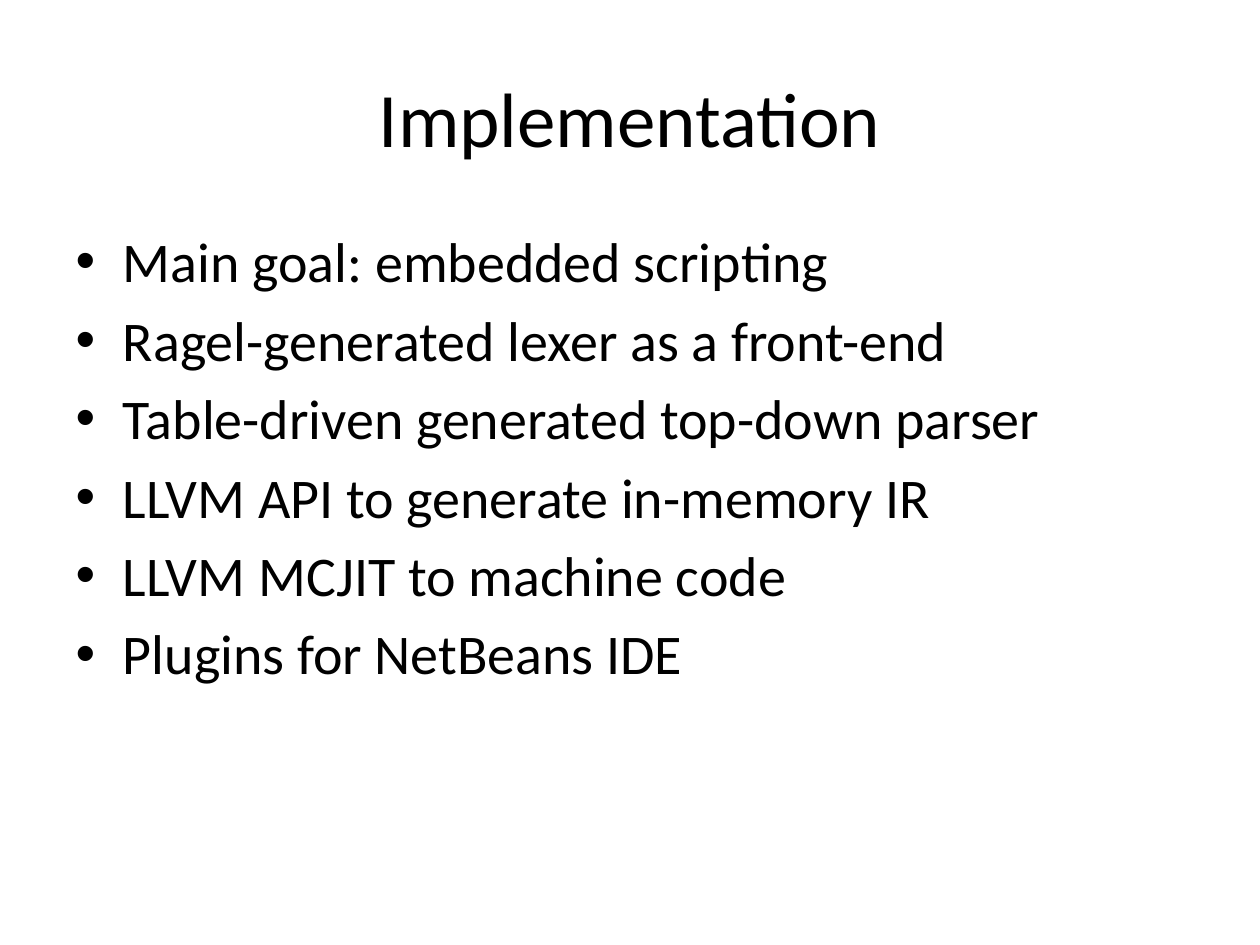
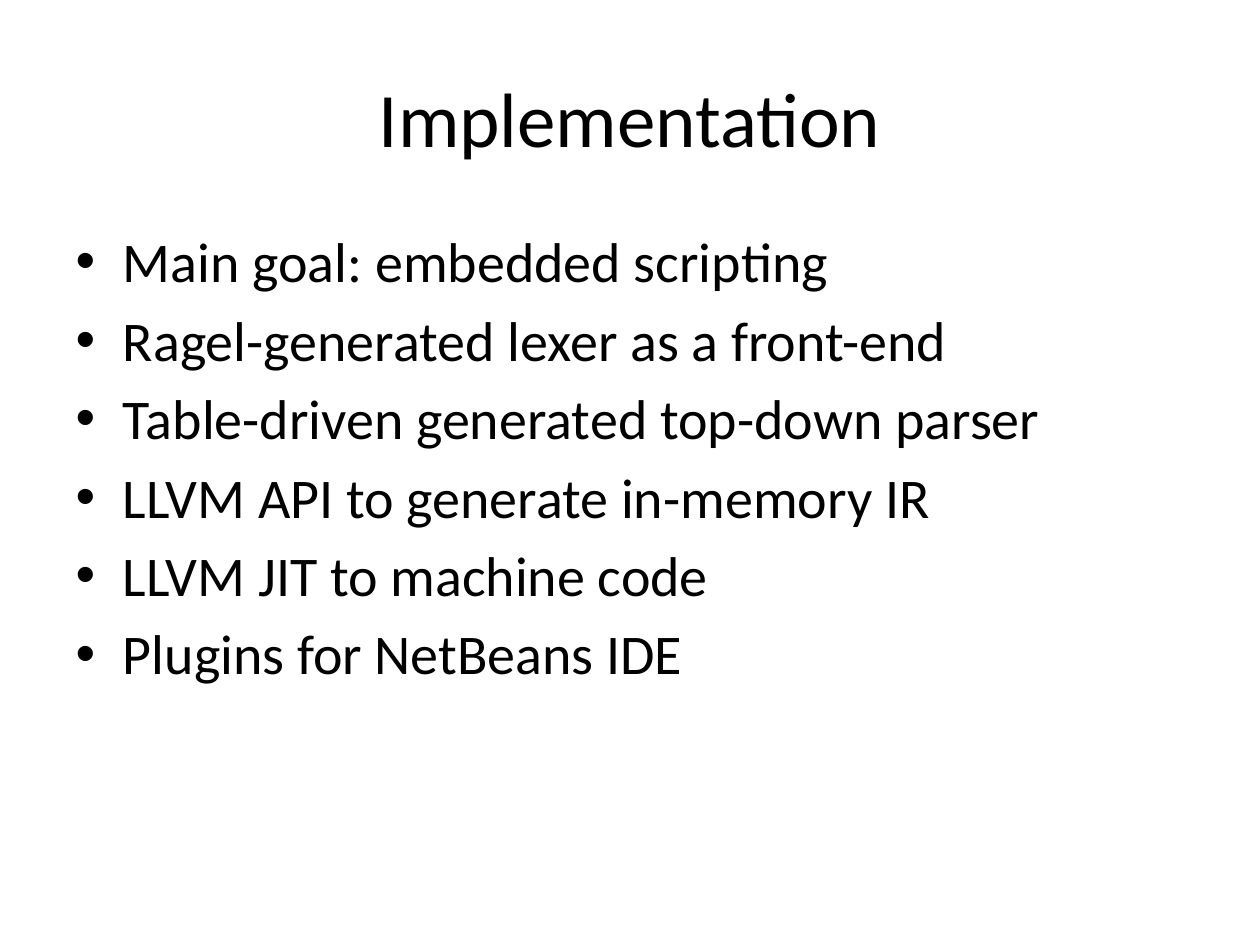
Before and after one commit to vovkos/jancy, a slide deck: slide 29 of doc/pres/Jancy FOSDEM 2016.pptx (slide 28 before the commit). Drawn at 1260x945 pixels with LibreOffice and Linux fonts; fonts in the diff are those of the drawing. Boxes give left, top, right and bottom in pixels: in the first picture for what was removed or moved away, otherwise in the second. Text is boxed around its words. In the diff, an @@ line names an element or a change of style, - is before the commit and + after.

```diff
--- a/doc/pres/Jancy FOSDEM 2016.pptx
+++ b/doc/pres/Jancy FOSDEM 2016.pptx
@@ text at (x1=123, y1=557, x2=708, y2=597): text changed @@
-• LLVM MCJIT to machine code
+• LLVM JIT to machine code
```
Also in this commit, not shown: 43 other slides changed, 1 other file.
